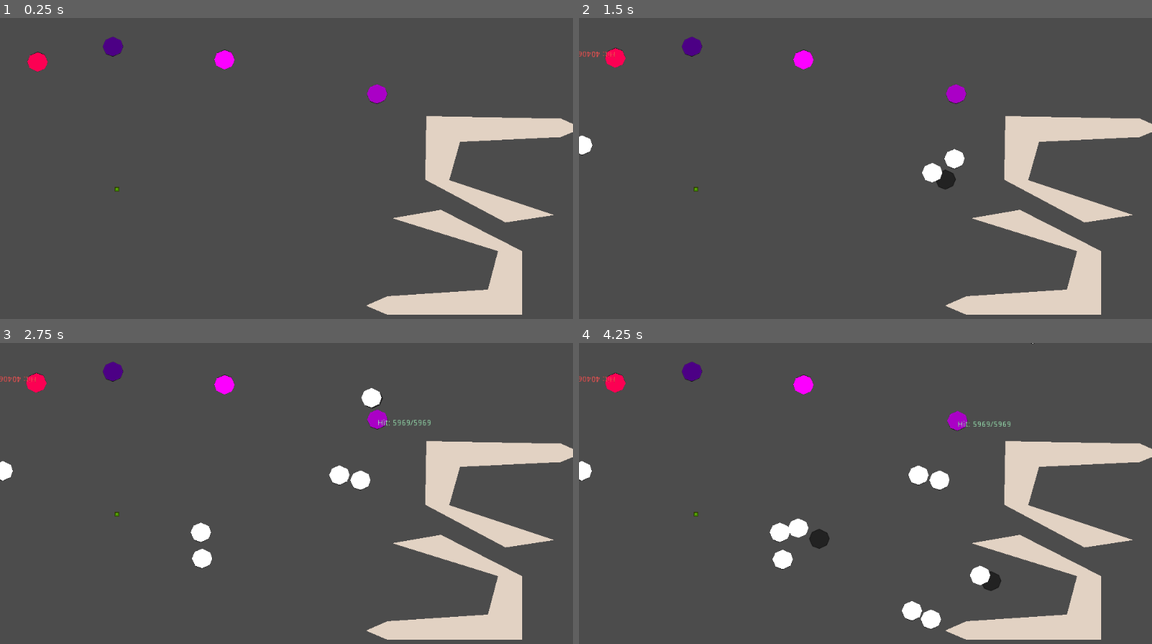
Above: before the commit, frames 1-4 (two rows, left to right).
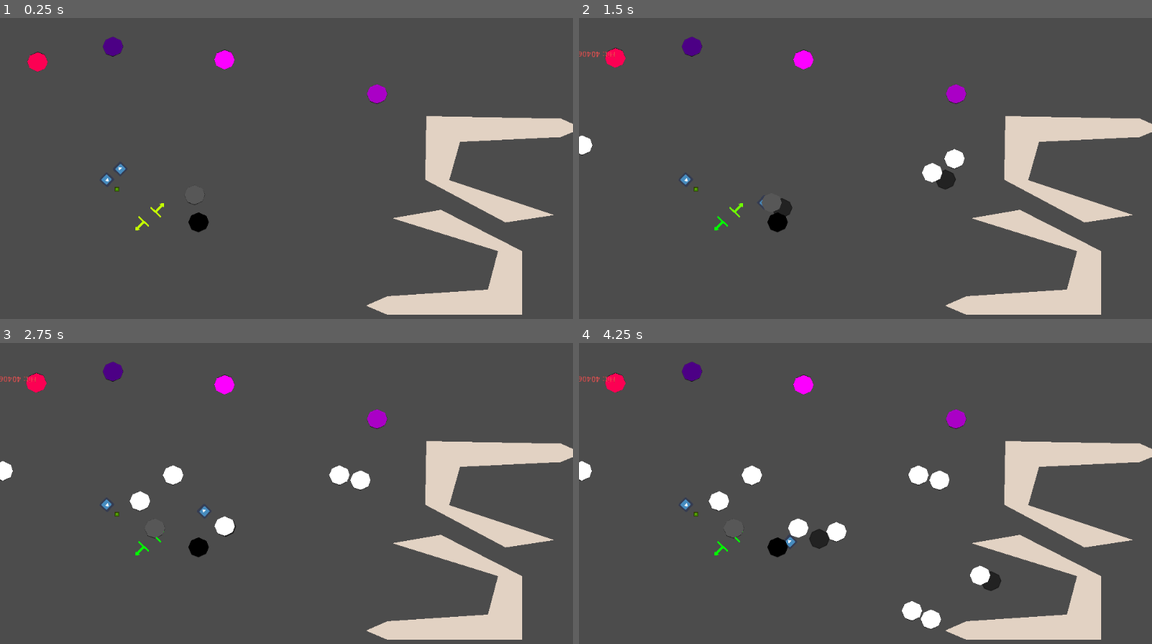
Above: after the commit, the same moments.

Repository: Tarnowiczanka-Stare-Tarnowice/pink-cat
Game: Godot game, scene res://Scenes/PhysicsTest.tscn
Two runs of this game, one before a commit and one after it. Both use one fixed random seed, a clock stepped at 60 frames per second and the inputs below. The engine's default icon, where the game draws it, is replaced by a stand-in: a white triangle on a blue panel in a dark square.
Inputs (mouse positions are in pixels of both pictures, inside the frame that each line leads up to):
- Up to frame 1 (0.25 s): no input
- Up to frame 2 (1.5 s): tap Enter (ui_accept) at 0.5, 0.77, 1.07 s; move the mouse to (991, 168) at 0.52 s; click (991, 168) at 0.6 s; right-click (991, 168) at 0.8 s; move the mouse to (750, 201) at 1.27 s; right-click (750, 201) at 1.35 s
- Up to frame 3 (2.75 s): tap Enter (ui_accept) at 1.52, 1.55, 1.82, 2.1 s; move the mouse to (343, 436) at 2.02 s; click (343, 436) at 2.3 s
- Up to frame 4 (4.25 s): move the mouse to (836, 577) at 2.77 s; click (836, 577) at 2.85 s; tap Enter (ui_accept) at 3.02, 3.32, 3.77, 3.8, 4.07 s; right-click (836, 577) at 3.05 s; move the mouse to (1037, 559) at 3.52 s; right-click (1037, 559) at 3.6 s

The runs differ from the first frame. In frame 1, 0.3% of the frame differs, in the area x 17-37%, y 48-72%; in frame 2, 0.4%; in frame 3, 1.4%, in the area x 17-76%, y 14-75%; in frame 4, 1.2%.

Commit message:
Obiekt HandManipulator

Diff:
--- /dev/null
+++ b/Scenes/HandManipulator.tscn
@@ -0,0 +1,31 @@
+[gd_scene load_steps=5 format=2]
+
+[ext_resource path="res://Scripts/HandManipulator.gd" type="Script" id=1]
+[ext_resource path="res://icon.png" type="Texture" id=2]
+[ext_resource path="res://Scripts/Hand.gd" type="Script" id=3]
+
+[sub_resource type="CircleShape2D" id=1]
+
+[node name="HandManipulator" type="Node2D"]
+script = ExtResource( 1 )
+
+[node name="Hand" type="Area2D" parent="."]
+script = ExtResource( 3 )
+
+[node name="Sprite" type="Sprite" parent="Hand"]
+position = Vector2( -4.76837e-07, 4.76837e-07 )
+scale = Vector2( 0.3125, 0.3125 )
+texture = ExtResource( 2 )
+
+[node name="CollisionShape2D" type="CollisionShape2D" parent="Hand"]
+shape = SubResource( 1 )
+
+[node name="DebugArrow" type="Polygon2D" parent="."]
+modulate = Color( 1, 1, 1, 0.670588 )
+color = Color( 0.815686, 0.815686, 0.815686, 1 )
+polygon = PoolVector2Array( 0, 13, 3, 13, 3, 2, 17, 2, 17, 5, 20, 3, 24, 0, 20, -3, 17, -5, 17, -2, 3, -2, 3, -4, 3, -12, 0, -12, 0, -4, 0, -2 )
+
+[connection signal="body_entered" from="Hand" to="." method="_on_Hand_body_entered"]
+[connection signal="body_exited" from="Hand" to="." method="_on_Hand_body_exited"]
+[connection signal="mouse_entered" from="Hand" to="." method="_on_Hand_mouse_entered"]
+[connection signal="mouse_exited" from="Hand" to="." method="_on_Hand_mouse_exited"]
--- a/Scenes/PhysicsTest.tscn
+++ b/Scenes/PhysicsTest.tscn
@@ -1,7 +1,9 @@
-[gd_scene load_steps=3 format=2]
+[gd_scene load_steps=5 format=2]
 
 [ext_resource path="res://Scenes/Dummy.tscn" type="PackedScene" id=1]
 [ext_resource path="res://Scenes/BrickSpawner.tscn" type="PackedScene" id=2]
+[ext_resource path="res://Scenes/HandManipulator.tscn" type="PackedScene" id=3]
+[ext_resource path="res://Scenes/Brick.tscn" type="PackedScene" id=4]
 
 [node name="Node2D" type="Node2D"]
 
@@ -58,3 +60,22 @@
 
 [node name="BrickSpawner" parent="." instance=ExtResource( 2 )]
 position = Vector2( 209, 307 )
+
+[node name="HandManipulator" parent="." instance=ExtResource( 3 )]
+position = Vector2( 277, 349 )
+rotation = -0.813188
+
+[node name="HandManipulator2" parent="." instance=ExtResource( 3 )]
+position = Vector2( 258, 364 )
+rotation = 2.31852
+left_hand = true
+
+[node name="Brick" parent="." instance=ExtResource( 4 )]
+modulate = Color( 0, 0, 0, 1 )
+position = Vector2( 355, 366 )
+mass = 12.0
+
+[node name="Brick2" parent="." instance=ExtResource( 4 )]
+modulate = Color( 0.345098, 0.345098, 0.345098, 1 )
+position = Vector2( 348, 317 )
+mass = 5.0
--- /dev/null
+++ b/Scripts/Hand.gd
@@ -0,0 +1,11 @@
+extends Area2D
+
+
+# Called when the node enters the scene tree for the first time.
+func _ready():
+	pass # Replace with function body.
+
+
+# Called every frame. 'delta' is the elapsed time since the previous frame.
+func _process(delta):
+	pass
--- /dev/null
+++ b/Scripts/HandManipulator.gd
@@ -0,0 +1,125 @@
+extends Node2D
+
+export var THROW_FORCE_MULTIPLIER = 1.3
+export var self_mass = 2
+export var max_carried_item_mass = 10
+export var hand_accelleration: float = 2000
+export var hand_altitude: float = 100
+export var left_hand: bool = false
+
+export var hand_range: int = 100
+export var active_begin_angle_degrees: int = -95
+export var active_end_angle_degrees: int = 95
+export var rest_begin_angle_degrees: int = -115
+export var rest_end_angle_degrees: int = 115
+
+export var REST_SPEED_COEFFICIENT = 2.0
+export var REST_EASE_COEFFICIENT = 0.5
+export var REST_BEGIN_TIME = 2
+
+var rest_time = 0
+var rest_state_position
+var throw_action
+var last_throw = 0
+
+# Liczba elementów oznacza "czas kojota" dla rzutu w klatkach
+var throw_force_samples = [0,0,0,0,0,0]
+var throw_force_samples_current = 0
+
+var hand_speed = 0
+
+var mouse_over = false
+var grab_targets = []
+var grabbed = null
+
+# Called when the node enters the scene tree for the first time.
+func _ready():
+	var angle = -PI/3
+	throw_action = "right_throw"
+	if left_hand:
+		throw_action = "left_throw"
+		angle = PI/3
+	rest_state_position = Vector2(1,0).rotated(angle) * hand_range * 0.6
+
+# Called every frame. 'delta' is the elapsed time since the previous frame.
+func _process(delta):
+
+	var mouse_relative_position = get_local_mouse_position()
+	var angle = rad2deg(mouse_relative_position.angle())
+
+	# Docelowa pozycja ręki
+	# ---------------------
+	if angle > rest_begin_angle_degrees and angle < rest_end_angle_degrees: # Tryb śledzenia
+		rest_time = 0
+		var new_angle = clamp(angle, active_begin_angle_degrees, active_end_angle_degrees)
+		mouse_relative_position = mouse_relative_position.rotated(deg2rad(new_angle - angle))
+
+		if mouse_relative_position.length() > hand_range:
+			mouse_relative_position = mouse_relative_position.normalized() * hand_range
+
+	else: # Tryb spoczynku
+		var lerp_coeff = delta * max(0, rest_time - REST_BEGIN_TIME) * REST_SPEED_COEFFICIENT
+		mouse_relative_position = $Hand.position.linear_interpolate(rest_state_position, lerp_coeff)
+		rest_time += delta * REST_EASE_COEFFICIENT
+
+	# Kalkulacja pozycji/prędkości/etc ręki
+	# ----------------------
+	var old_position = $Hand.position
+
+	var acceleration = hand_accelleration * self_mass / (self_mass + (grabbed.mass if grabbed else 0))
+
+	hand_speed += acceleration * acceleration_scaler() * delta;
+	hand_speed = min(hand_speed, 1400)
+	$Hand.position = $Hand.position.move_toward(mouse_relative_position, delta * hand_speed)
+	hand_speed = $Hand.position.distance_to(old_position) / delta
+
+	throw_force_samples[throw_force_samples_current] = hand_speed;
+	throw_force_samples_current = (throw_force_samples_current + 1) % throw_force_samples.size()
+	var throw_force = throw_force_samples.max();
+
+	$DebugArrow.modulate = Color(throw_force / 700, 1400 - throw_force/700,0)
+
+	# Chwyt/rzut
+	# -----------------
+	if Input.is_action_just_pressed(throw_action) and last_throw < Time.get_ticks_msec() + 50:
+		last_throw = Time.get_ticks_msec()
+		if grabbed:
+			var v2d = get_global_mouse_position() - $Hand.global_position
+			v2d = v2d.normalized() * throw_force * THROW_FORCE_MULTIPLIER
+			var v3d = Vector3(v2d.x, v2d.y, 0)
+			grabbed.altitude = hand_altitude
+			grabbed.throw(v3d)
+			grabbed = null
+		elif grab_targets.size() > 0:
+			grabbed = get_grab_target()
+			if grabbed.mass <= max_carried_item_mass:
+				grabbed.grab($Hand)
+			else:
+				grabbed = null
+
+
+
+
+
+func acceleration_scaler():
+	return max(1, 10 - hand_speed)
+
+func get_grab_target():
+	return grab_targets[grab_targets.size()-1]
+
+
+func _on_Hand_body_entered(body):
+	if not grab_targets.has(body) and body.has_method("grab") and body.has_method("throw"):
+		grab_targets.append(body)
+
+
+func _on_Hand_body_exited(body):
+	grab_targets.erase(body)
+
+
+func _on_Hand_mouse_entered():
+	mouse_over = true
+
+
+func _on_Hand_mouse_exited():
+	mouse_over = false
--- a/Scripts/PhysicsObject.gd
+++ b/Scripts/PhysicsObject.gd
@@ -7,6 +7,7 @@
 export var friction: float = 3
 # Gdy ustawiona, obiekt na ziemi będzie kolidował z obiektami w powietrzu
 export var tall: bool = false
+var grabber: Node2D = null
 
 # Reguluje pozycję węzła cienia. Aby dodać cień, należy wrzucić jego grafikę jako dziecko węzła ShadowSlot
 const shadow_projection_vector = Vector2(0.2, 0.1)
@@ -30,6 +31,11 @@
 #	pass
 
 func _physics_process(delta):
+
+	if grabber:
+		global_position = grabber.global_position
+		update_collision_mask()
+		return
 
 	var total_friction = 0
 
@@ -66,11 +72,15 @@
 
 
 
+func grab(parent: Node2D):
+	grabber = parent
+
 func velocity2D():
 	return Vector2(velocity.x, velocity.y)
 
-func throw(new_velocity):
+func throw(new_velocity: Vector3):
 	velocity = new_velocity
+	grabber = null
 
 # Obsługa kolizji dwóch obiektów. Modyfikuje prędkość samego siebie i zwraca prędkość drugiego obiektu
 # Źródła:
@@ -98,12 +108,15 @@
 	return 1000
 
 func update_collision_mask():
-	if tall:
+	if grabber:
+		collision_layer = 0
+		collision_mask = 0
+	elif altitude > 0:
+		collision_layer = aerial_collision_layer
+		collision_mask = aerial_collision_mask
+	elif tall:
 		collision_layer = ground_collision_layer | aerial_collision_layer
 		collision_mask = ground_collision_mask | aerial_collision_mask
-	elif altitude <= 0:
+	else:
 		collision_layer = ground_collision_layer
 		collision_mask = ground_collision_mask
-	else:
-		collision_layer = aerial_collision_layer
-		collision_mask = aerial_collision_mask
--- a/project.godot
+++ b/project.godot
@@ -18,6 +18,19 @@
 
 common/drop_mouse_on_gui_input_disabled=true
 
+[input]
+
+left_throw={
+"deadzone": 0.5,
+"events": [ Object(InputEventMouseButton,"resource_local_to_scene":false,"resource_name":"","device":0,"alt":false,"shift":false,"control":false,"meta":false,"command":false,"button_mask":0,"position":Vector2( 0, 0 ),"global_position":Vector2( 0, 0 ),"factor":1.0,"button_index":1,"pressed":false,"doubleclick":false,"script":null)
+ ]
+}
+right_throw={
+"deadzone": 0.5,
+"events": [ Object(InputEventMouseButton,"resource_local_to_scene":false,"resource_name":"","device":0,"alt":false,"shift":false,"control":false,"meta":false,"command":false,"button_mask":0,"position":Vector2( 0, 0 ),"global_position":Vector2( 0, 0 ),"factor":1.0,"button_index":2,"pressed":false,"doubleclick":false,"script":null)
+ ]
+}
+
 [physics]
 
 common/enable_pause_aware_picking=true
